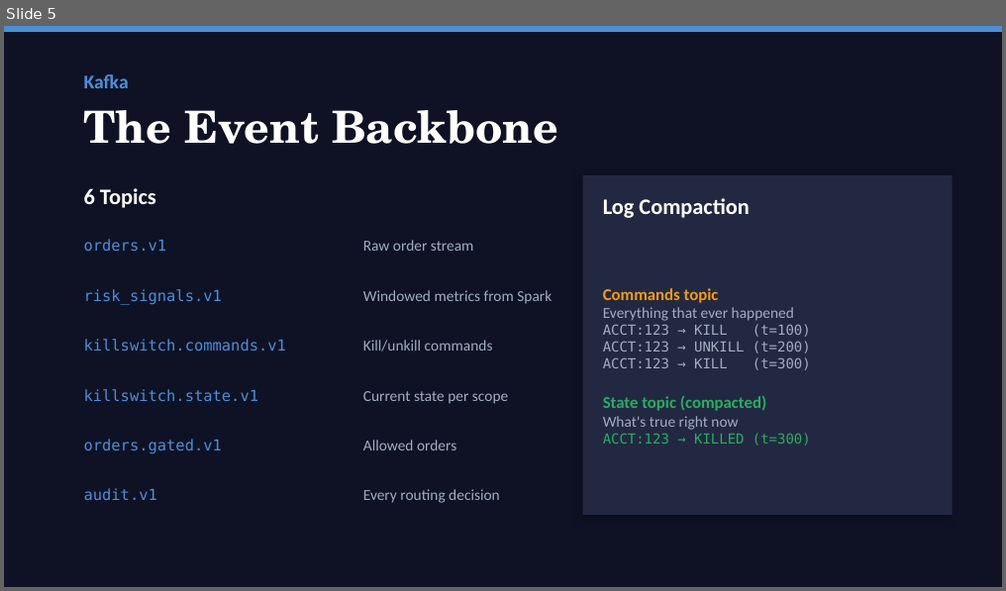
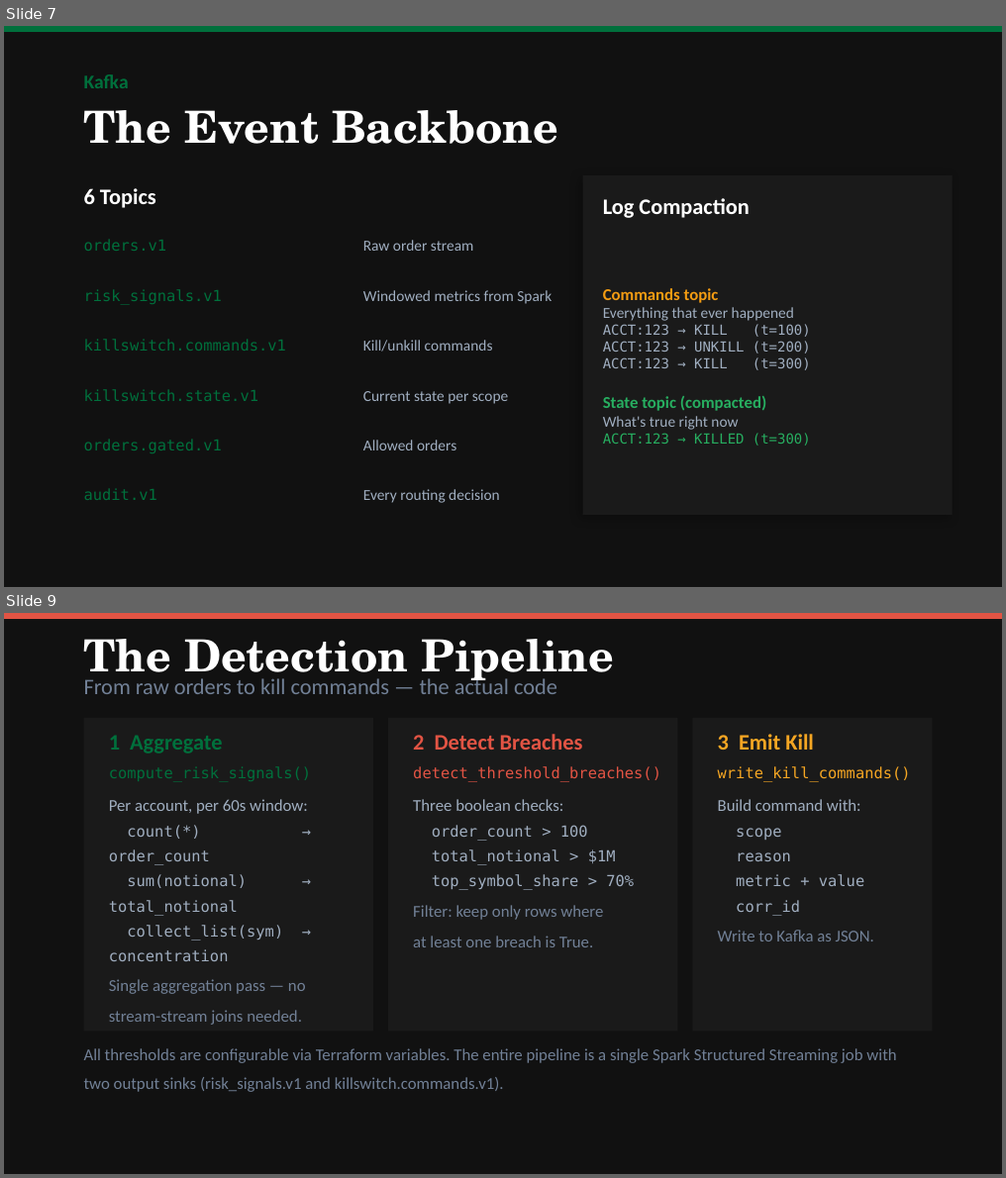
Before and after one commit to lukelittle/sec-15c3-5-market-access-controls-example, a slide deck: docs/presentation.pptx. Shown one above the other, each under a label of ours: slide 5 before the commit, slides 7 and 9 after it; the slides between them are not shown. The pictures are 1006x591 and 1006x1178 pixels, drawn with LibreOffice and Linux fonts; fonts in the diff are those of the drawing. Boxes give left, top, right and bottom in pixels: in the first picture for what was removed or moved away, otherwise in the second. Text is boxed around its words. In the diff, an @@ line names an element or a change of style, - is before the commit and + after.

Commit message:
Add live demo dashboard, update services, and clean up presentation files
- Add tools/dashboard/ with single-file Python web dashboard for live demos
- Add tools/demo.sh bash-based demo script
- Update Lambda service handlers and build scripts
- Update Terraform modules (VPC endpoints, IAM, MSK)
- Update Spark risk detector
- Remove presentation/ markdown files (consolidated into pptx)
- Add .venv/ to .gitignore

```diff
--- a/docs/presentation.pptx
+++ b/docs/presentation.pptx
@@ slide 9 added at <box>4,613,1002,1174</box>, background #111111 @@
@@ rectangle added at <box>4,613,1002,619</box>, fill #E25444 @@
@@ text added at <box>84,639,614,686</box>, 32 pt, text #FFFFFF, bold @@
+The Detection Pipeline
@@ text added at <box>84,676,557,694</box>, 16 pt, text #718096 @@
+From raw orders to kill commands — the actual code
@@ rectangle added at <box>84,718,373,1031</box>, fill #1A1A1A @@
@@ rectangle added at <box>388,718,677,1031</box>, fill #1A1A1A @@
@@ rectangle added at <box>693,718,932,1031</box>, fill #1A1A1A @@
@@ text added at <box>109,735,311,1025</box>, 11 pt, text #A0AEC0 @@
+1 Aggregate
+compute_risk_signals()
+Per account, per 60s window:
+count(*) → order_count
+sum(notional) → total_notional
+collect_list(sym) → concentration
+Single aggregation pass — no
+stream-stream joins needed.
@@ text added at <box>413,734,661,948</box>, 11 pt, text #A0AEC0 @@
+2 Detect Breaches
+detect_threshold_breaches()
+Three boolean checks:
+order_count > 100
+total_notional > $1M
+top_symbol_share > 70%
+Filter: keep only rows where
+at least one breach is True.
@@ text added at <box>718,734,911,942</box>, 11 pt, text #A0AEC0 @@
+3 Emit Kill
+write_kill_commands()
+Build command with:
+scope
+reason
+metric + value
+corr_id
+Write to Kafka as JSON.
@@ text added at <box>84,1049,896,1092</box>, 12 pt, text #718096 @@
+All thresholds are configurable via Terraform variables. The entire pipeline is a single Spark Structured Streaming job with two output sinks (risk_signals.v1 and killswitch.commands.v1).
@@ what was slide 5 is now slide 7 @@
@@ slide 7 changed as well @@
@@ background #0F1225 to #111111 @@
@@ rectangle at <box>4,26,1002,32</box>: fill #4A90D9 to #00703C @@
@@ rectangle at <box>583,175,952,515</box>: fill #232842 to #1A1A1A @@
@@ text colour #4A90D9 to #00703C in 7 elements at <box>84,75,129,88</box>, <box>84,239,167,251</box>, <box>84,289,222,305</box>, <box>84,339,286,351</box>, <box>84,389,258,401</box>, <box>84,439,222,454</box>, <box>84,488,157,500</box> @@
```
Also in this commit, not shown: 13 other slides changed, 6 other slides added, 1 slide removed, 32 other files.
